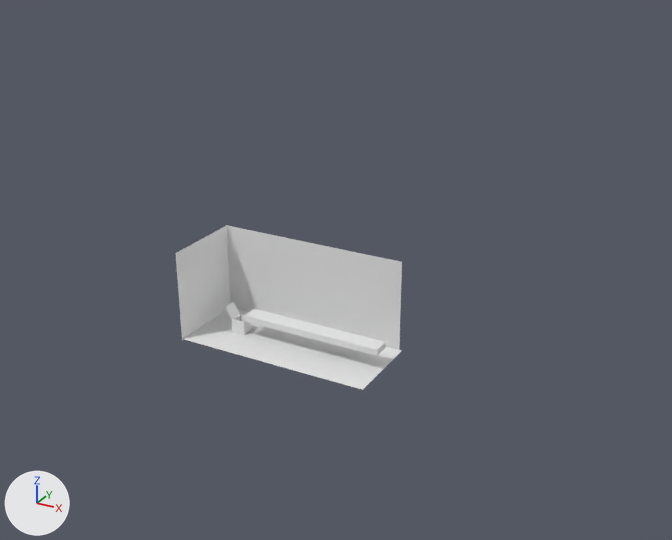
An edit to the FBX model Assets/Art/3D/kick_the_puppet_scene.fbx, drawn before and after from the same camera.
Both versions are drawn from a 50 mm camera at (29.4, -42.3, 26.2) aimed at (6.4, -0.6, 5.3). Lighting does not change. The marker at lower left points along +X, +Y and +Z. Materials are left out; every surface is plain grey.

Names of what the first picture shows: 'conveyor_belt', 'floor', 'wall'.
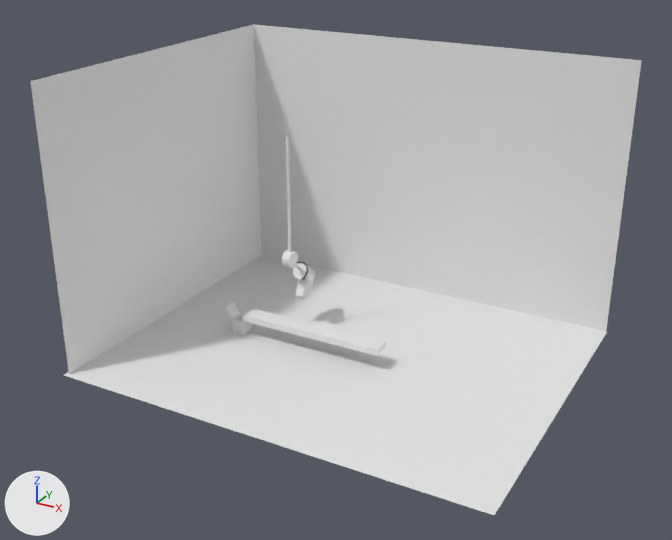
Commit message: das boot

Patch to the scene script:
```diff
--- a/Assets/Art/3D/kick_the_puppet_scene.fbx.py
+++ b/Assets/Art/3D/kick_the_puppet_scene.fbx.py
@@ me_plane @@
 me_plane.from_pydata(...)  # 4 vertices, 1 face; spans x -6.18..6.18, y -2.57..2.57, z 0.0
 # used by ob_floor; location = (3.09, -0.1, -0.53)
-me_plane.vertices[0].co = (-6.18, -2.57, 0.0)  # pixel (182, 339)
-me_plane.vertices[1].co = (6.18, -2.57, 0.0)  # pixel (362, 389)
-me_plane.vertices[2].co = (-6.18, 2.57, 0.0)
-me_plane.vertices[3].co = (6.18, 2.57, 0.0)  # pixel (402, 350)
+# me_plane part 1
+me_plane.vertices[0].co = (-12.85, -10.15, 0.0)  # pixel (62, 375)
+me_plane.vertices[1].co = (12.85, -10.15, 0.0)  # pixel (494, 515)
+me_plane.vertices[2].co = (-12.85, 10.15, 0.0)
+me_plane.vertices[3].co = (12.85, 10.15, 0.0)  # pixel (607, 331)
@@ me_plane_001 @@
 me_plane_001.from_pydata(...)  # 6 vertices, 2 faces; spans x -4.06..8.11, y -3.47..1.73, z -2.88..2.88
 # used by ob_wall; location = (0.95, 0.77, 2.27)
+# me_plane_001 part 2: the whole mesh is scaled about the mesh origin by (2.09, 3.85, 2.91)
@@ me_cylinder_002 @@
+me_cylinder_002.from_pydata(...)  # 82 vertices, 80 faces; spans x -0.09..0.09, y -0.09..0.09, z -3.8..3.8
@@ me_cylinder @@
+me_cylinder.from_pydata(...)  # 321 vertices, 326 faces; spans x -0.49..0.58, y -0.5..2.53, z -3.18..0.5
@@ ob_floor @@
 ob_floor = bpy.data.objects.new('floor', me_plane)
-ob_floor.location = (3.09, -0.1, -0.53)
+ob_floor.location = (6.5, 0.71, -0.53)
@@ ob_wall @@
 ob_wall = bpy.data.objects.new('wall', me_plane_001)
-ob_wall.location = (0.95, 0.77, 2.27)
+ob_wall.location = (2.33, 4.17, 7.77)
@@ ob_boot_pole @@
+ob_boot_pole = bpy.data.objects.new('boot_pole', me_cylinder_002)
+ob_boot_pole.location = (2.08, 1.59, 7.98)
@@ ob_boot @@
+ob_boot = bpy.data.objects.new('boot', me_cylinder)
+ob_boot.location = (2.08, 1.58, 4.25)
```

Pixel boxes (x1, y1, x2, y2) of what changed, in the pictures (672 x 540 px):
'wall', mesh rescaled, moved (170% wider, 181% taller): before (176, 225, 402, 349); after (30, 24, 642, 374)
'floor', reshaped, moved (147% wider, 214% taller): before (183, 308, 402, 390); after (64, 255, 607, 515)
'boot', added: after (282, 250, 315, 299)
'boot_pole', added: after (286, 137, 291, 252)
